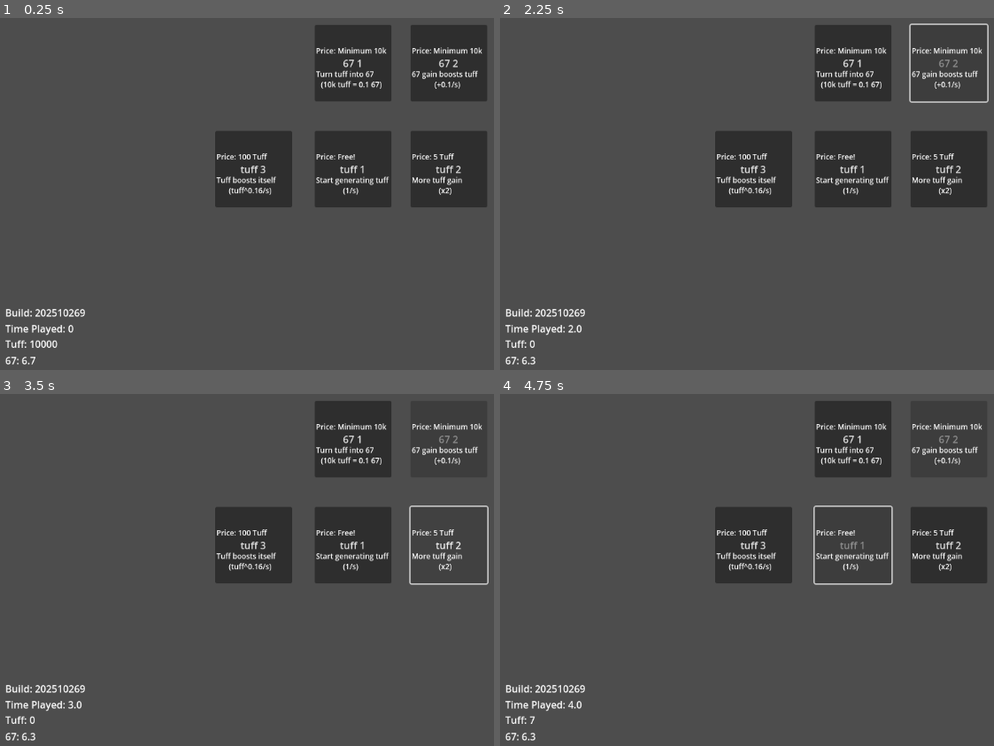
Above: before the commit, frames 1-4 (two rows, left to right).
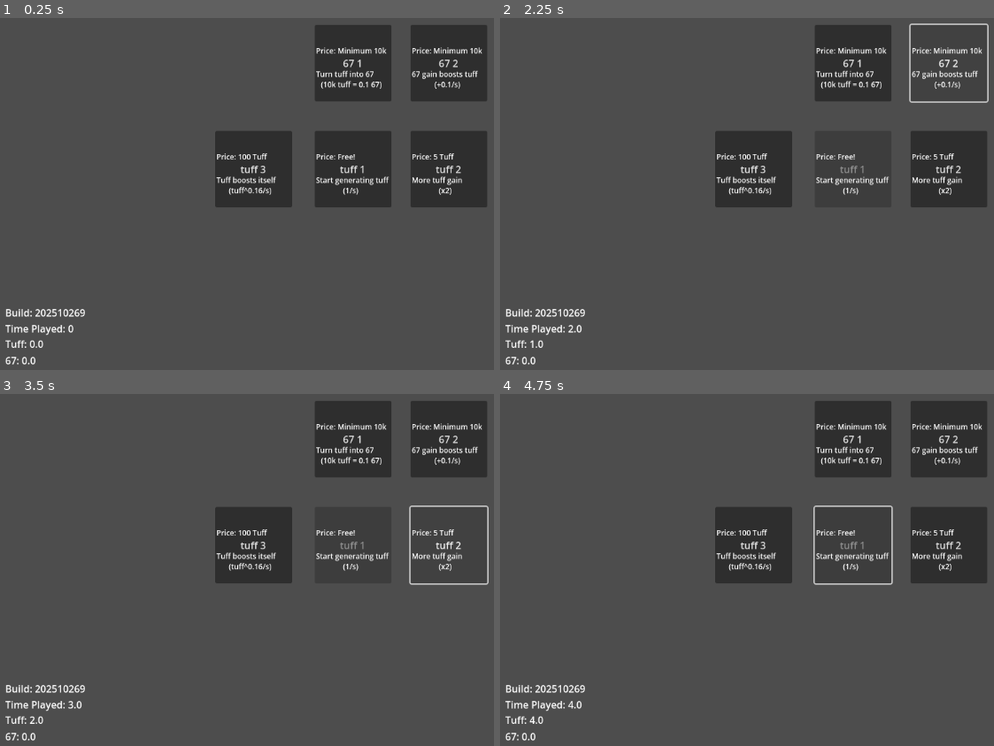
Above: after the commit, the same moments.

Repository: flumpsi/upgradetree
Game: Godot game, scene res://node_2d.tscn
Two runs of this game, one before a commit and one after it. Both use one fixed random seed, a clock stepped at 60 frames per second and the inputs below.
Inputs (mouse positions are in pixels of both pictures, inside the frame that each line leads up to):
- Up to frame 1 (0.25 s): no input
- Up to frame 2 (2.25 s): click "tuff 1" at 0.5 s; click "67 1" at 1.25 s; click "67 2" at 2 s
- Up to frame 3 (3.5 s): click "tuff 2" at 2.75 s
- Up to frame 4 (4.75 s): click "tuff 3" at 3.5 s; click (850, 545) at 4.25 s, where only the run before the commit has a clickable "tuff 1"

The runs differ from the first frame. In frame 1, 0.1% of the frame differs, in the area x 4-12%, y 91-99%; in frame 2, 0.1%, in the area x 4-93%, y 11-99%; in frame 3, 0.1%; in frame 4, less than 0.1%.

Commit message:
Remove remove free 67 and tuff and also display tuff as a float

Diff:
--- a/node_2d.gd
+++ b/node_2d.gd
@@ -1,7 +1,7 @@
 extends Node2D
 
-var tuff = 10000.0
-var sixSeven = 6.7
+var tuff = 0.0
+var sixSeven = 0.0
 
 var timePlayed = 0.0
 var perSecondX = basePerSecondX
@@ -12,7 +12,7 @@
 func _process(dt):
 	var tuffDisplay = get_node("TuffPointDisplay") # Set variables for labels for easier access
 	var sixSevenDisplay = get_node("67PointDisplay") # same here
-	tuffDisplay.text = "Tuff: " + str(int(tuff)) # Display text
+	tuffDisplay.text = "Tuff: " + str(tuff) # Display text
 	sixSevenDisplay.text = "67: " + str(sixSeven) # Also display text
 
 func _on_played_timeout() -> void:
--- a/project.godot
+++ b/project.godot
@@ -14,3 +14,8 @@
 run/main_scene="res://node_2d.tscn"
 config/features=PackedStringArray("4.5", "Forward Plus")
 config/icon="res://icon.svg"
+
+[editor]
+
+version_control/plugin_name="GitPlugin"
+version_control/autoload_on_startup=true
